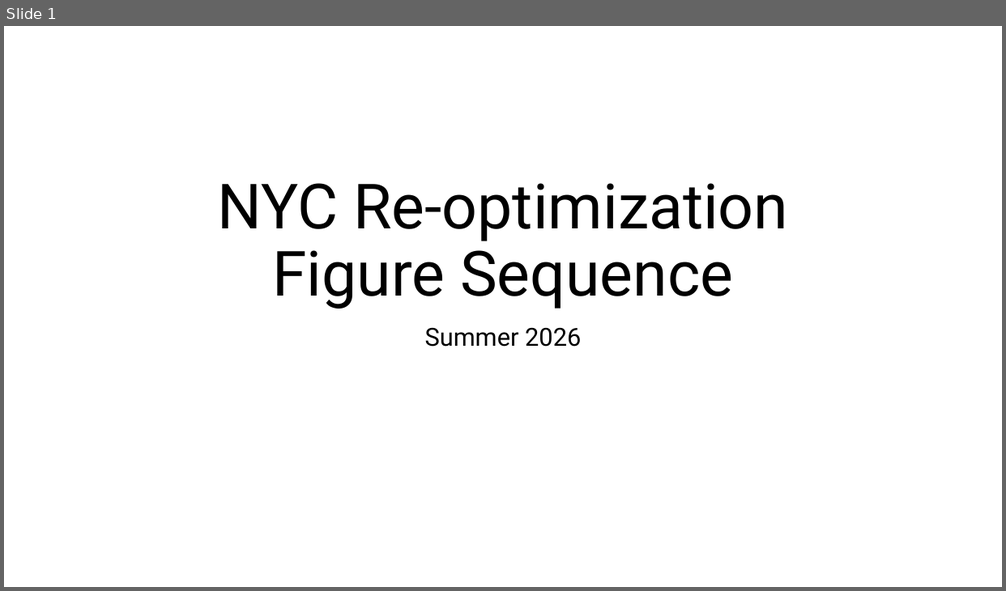
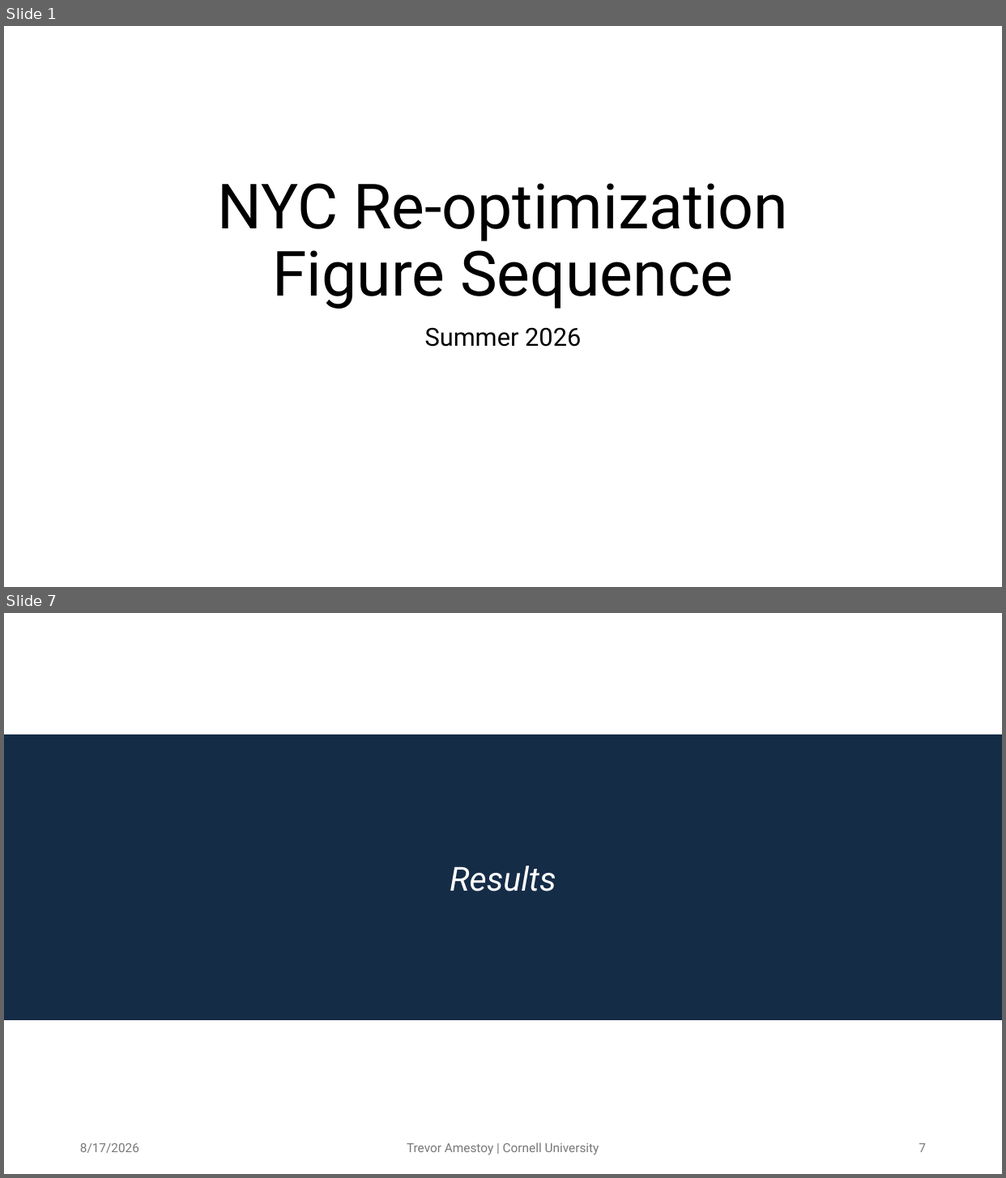
Before and after one commit to TrevorJA/NYCOptimization, a slide deck: docs/NYCOptimization_figure_sequence.pptx. Shown one above the other, each under a label of ours: slide 1 before the commit, slides 1 and 7 after it; the slides between them are not shown. The pictures are 1006x591 and 1006x1178 pixels, drawn with LibreOffice and Linux fonts; fonts in the diff are those of the drawing. Boxes give left, top, right and bottom in pixels: in the first picture for what was removed or moved away, otherwise in the second. Text is boxed around its words. In the diff, an @@ line names an element or a change of style, - is before the commit and + after.

```diff
--- a/docs/NYCOptimization_figure_sequence.pptx
+++ b/docs/NYCOptimization_figure_sequence.pptx
@@ slide 7 added at bbox=[4, 613, 1002, 1174], background #FFFFFF @@
@@ rectangle added at bbox=[4, 735, 1002, 1020], fill #152C47, outline #152C47 1.5 pt, 32 pt, text #FFFFFF, italic @@
+Results
@@ text added at bbox=[80, 1144, 139, 1153], 12 pt, text #797979 @@
+8/17/2026
@@ text added at bbox=[407, 1143, 599, 1155], 12 pt, text #797979 @@
+Trevor Amestoy | Cornell University
@@ page number added at bbox=[918, 1144, 926, 1152], 12 pt, text #797979 @@
+7
```
Also in this commit, not shown: 7 slides changed, 38 other files.
